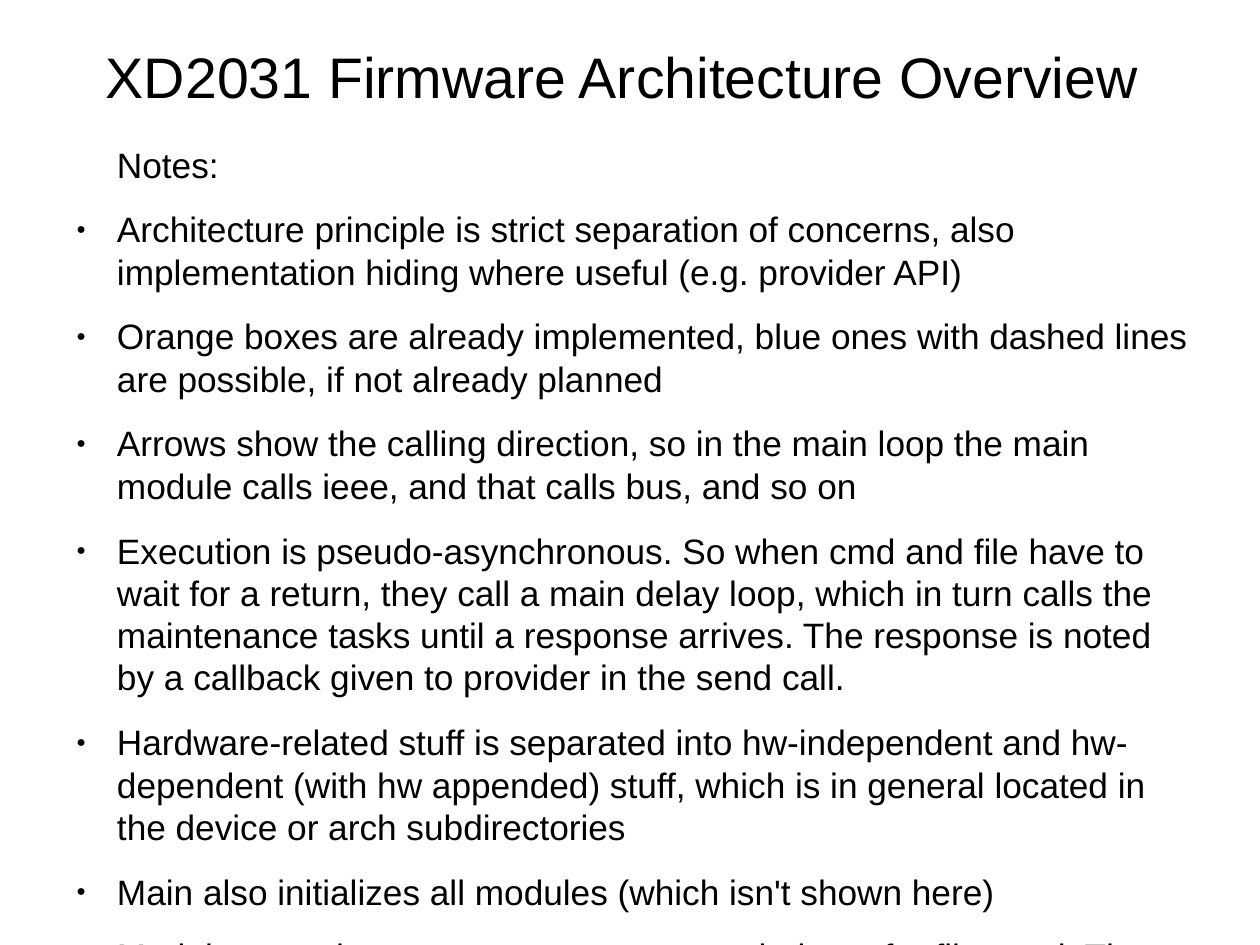
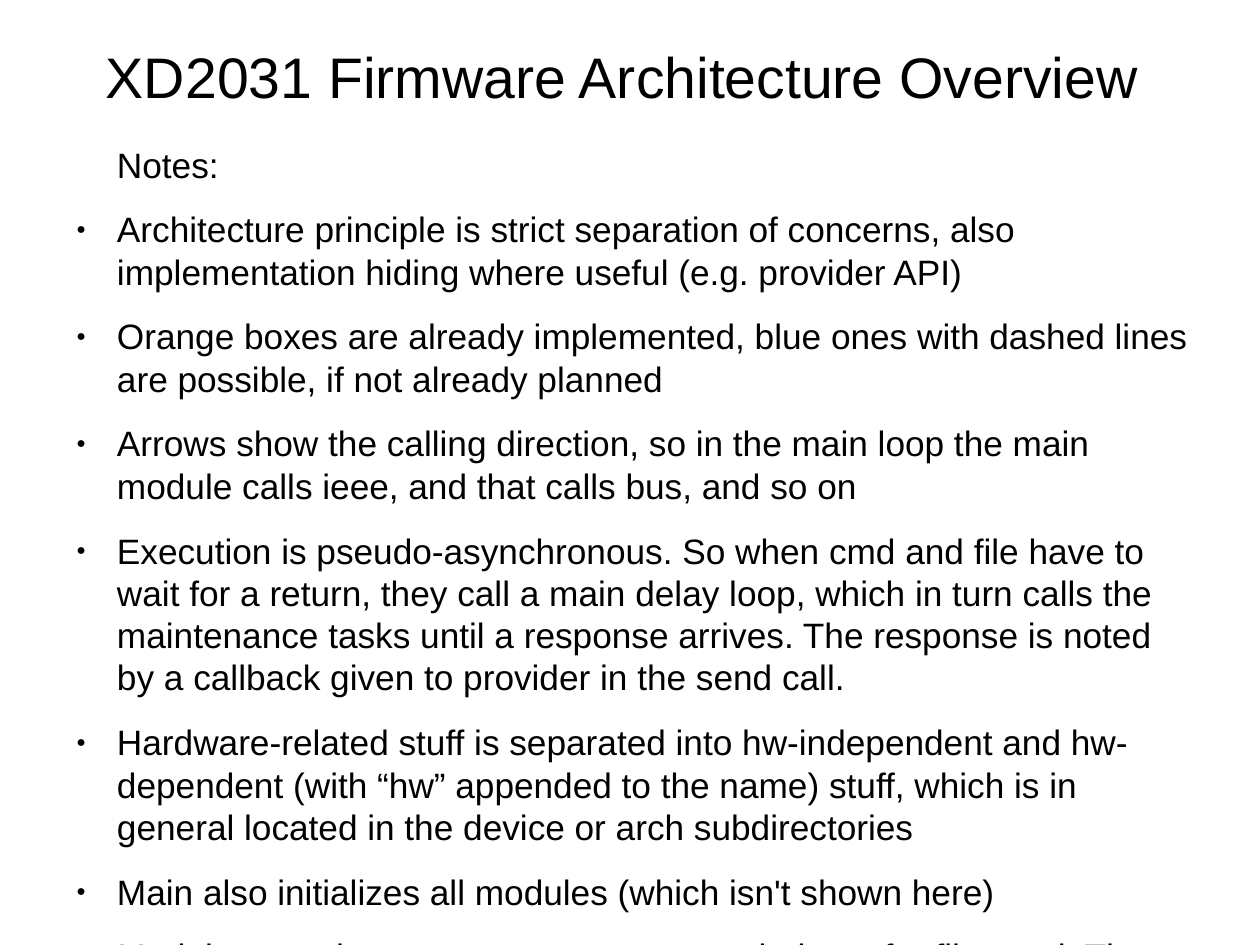
Before and after one commit to fachat/XD2031, a slide deck: slide 2 of docsrc/firmware overview.odp. Drawn at 1260x945 pixels with LibreOffice and Linux fonts; fonts in the diff are those of the drawing. Boxes give left, top, right and bottom in pixels: in the first picture for what was removed or moved away, otherwise in the second. Text is boxed around its words. In the diff, an @@ line names an element or a change of style, - is before the commit and + after.

```diff
--- a/docsrc/firmware overview.odp
+++ b/docsrc/firmware overview.odp
@@ text at <box>117,729,1128,846</box>: text changed @@
-● Hardware-related stuff is separated into hw-independent and hw-dependent (with hw appended) stuff, which is in general located in the device or arch subdirectories
+● Hardware-related stuff is separated into hw-independent and hw-dependent (with “hw” appended to the name) stuff, which is in general located in the device or arch subdirectories
```
Also in this commit, not shown: 3 other slides changed, 1 slide added, 16 other files.
